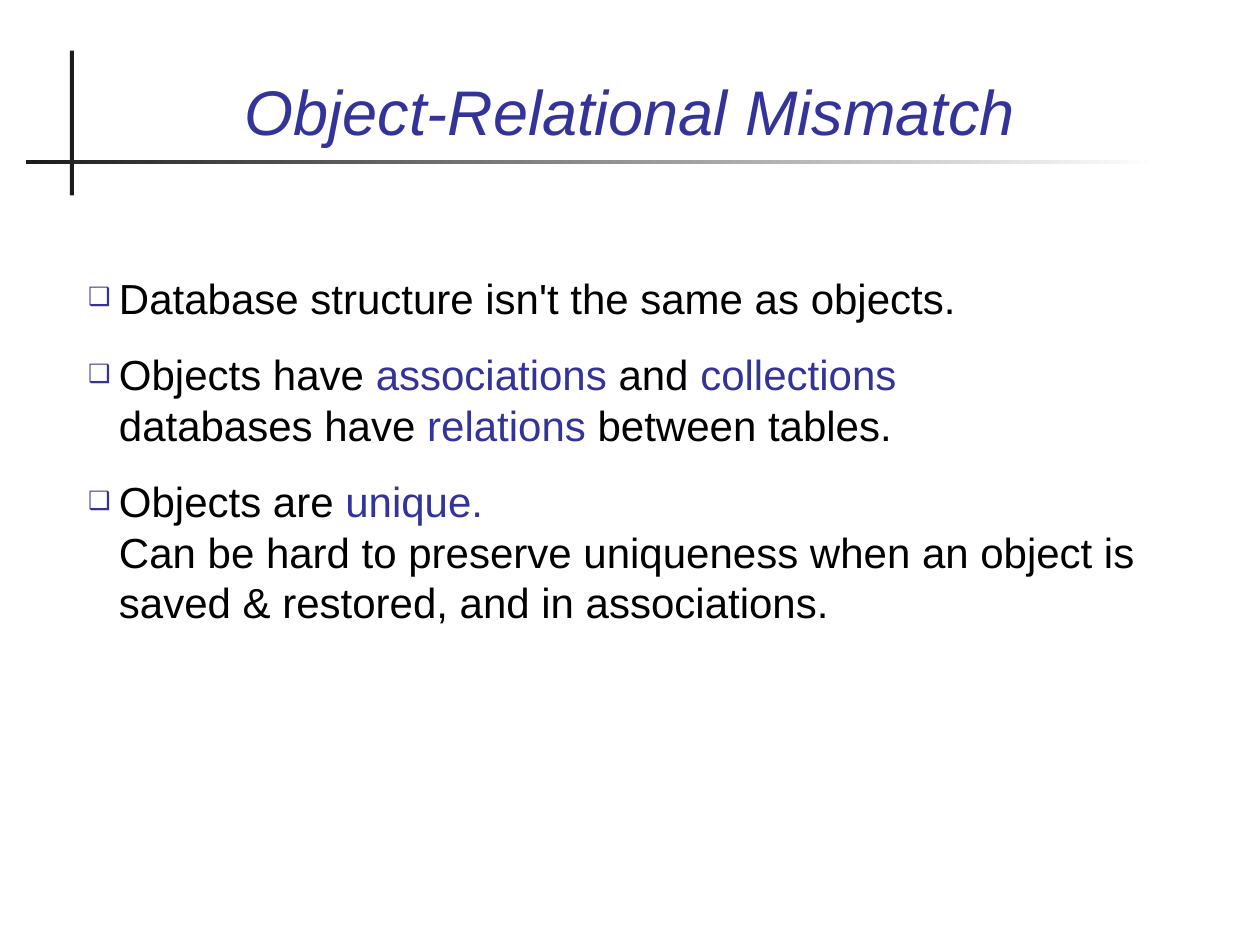
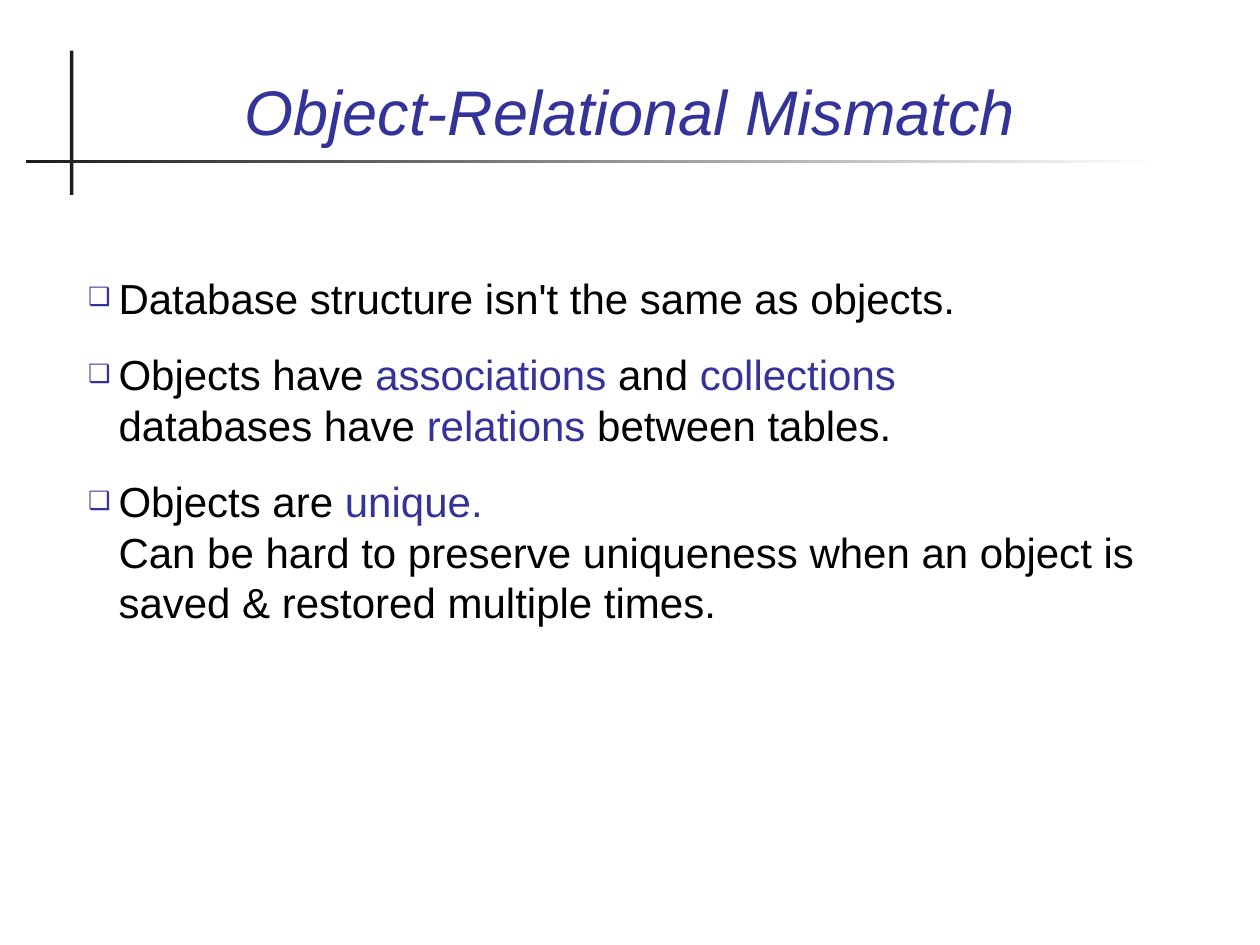
Before and after one commit to cpske/ISP, a slide deck: slide 5 of database/Persistence-and-ORM.ppt. Drawn at 1260x945 pixels with LibreOffice and Linux fonts; fonts in the diff are those of the drawing. Boxes give left, top, right and bottom in pixels: in the first picture for what was removed or moved away, otherwise in the second. Text is boxed around its words. In the diff, an @@ line names an element or a change of style, - is before the commit and + after.

```diff
--- a/database/Persistence-and-ORM.ppt
+++ b/database/Persistence-and-ORM.ppt
@@ text at [119,486,1134,627]: text changed @@
-❑ Objects are unique.
-  Can be hard to preserve uniqueness when an object is saved & restored, and in associations.
+❑ Objects are unique.
+  Can be hard to preserve uniqueness when an object is saved & restored multiple times.
```
Also in this commit, not shown: 14 other slides changed, 3 slides added, 1 slide removed, 3 other files.
